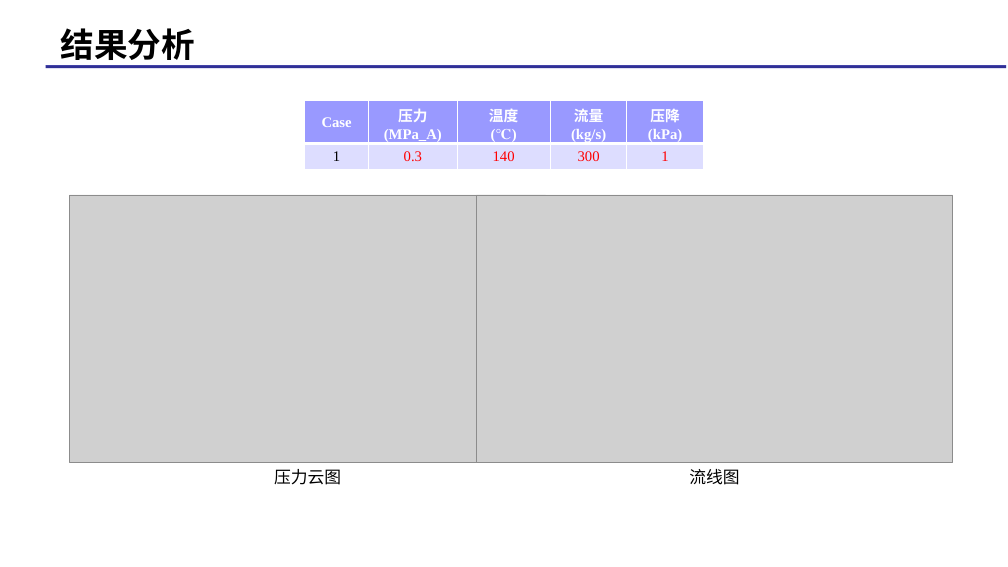
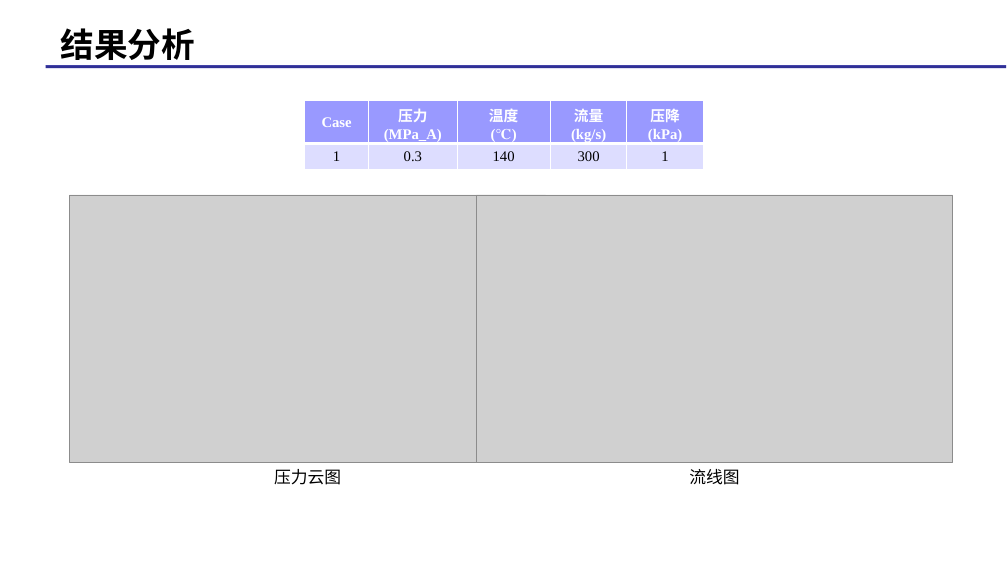
Before and after one commit to Kakuzu0703/TR, a slide deck: slide 4 of Refrigerant_Report.pptx. Drawn at 1008x567 pixels with LibreOffice and Linux fonts; fonts in the diff are those of the drawing; grey boxes stand for pictures. Boxes give left, top, right and bottom in pixels: in the first picture for what was removed or moved away, otherwise in the second. Text is boxed around its words. In the diff, an @@ line names an element or a change of style, - is before the commit and + after.

```diff
--- a/Refrigerant_Report.pptx
+++ b/Refrigerant_Report.pptx
@@ table at (305, 101, 703, 169) @@
@@ text colour #FF0000 to #000000 in "0.3", "140", "300", "1" @@
```
Also in this commit, not shown: 2 other slides changed, 2 other files.
